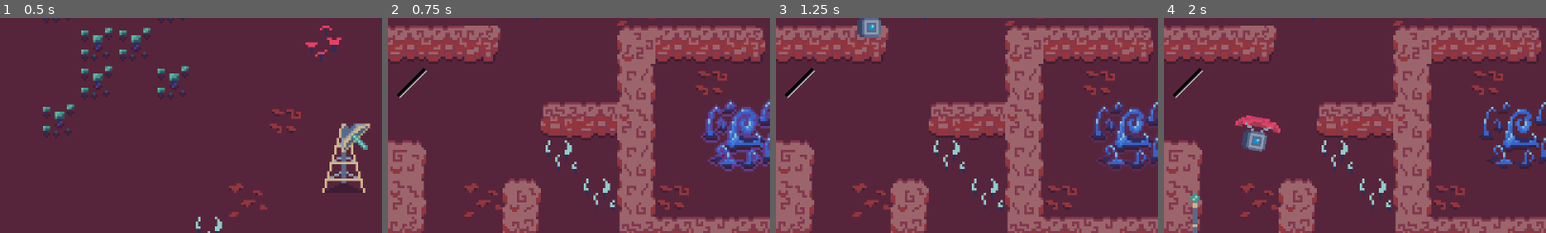
Above: before the commit, frames 1-4 (left to right).
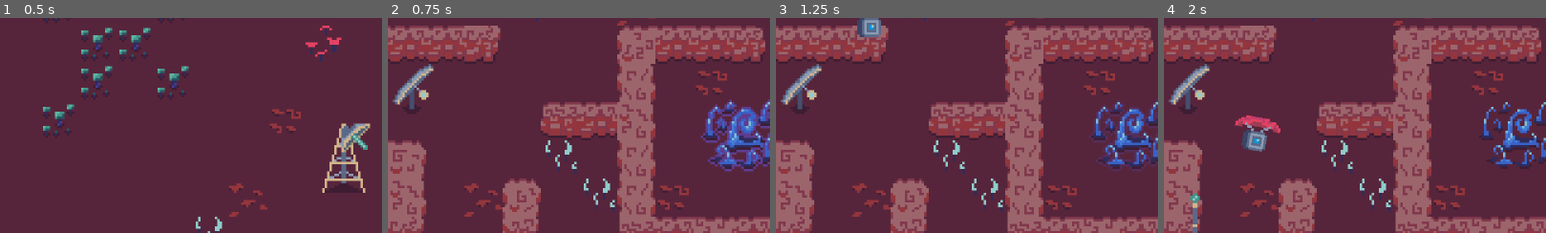
Above: after the commit, the same moments.

Repository: YannVeld/LD59
Game: Godot game, scene res://game_menu.tscn
Same seed, same stepped clock (60 frames per second), same inputs: the game is played once before the commit and once after it.
Inputs (mouse positions are % of the whole screen's width and height, from its top left):
- Up to frame 1 (0.5 s): no input
- Up to frame 2 (0.75 s): click "2" at 0.5 s
- Up to frame 3 (1.25 s): no input
- Up to frame 4 (2 s): tap Enter at 1.25 s; move the mouse to (72, 45) at 1.27 s; hold D (move_right) from 1.28 s (still down)
The pictures show only the part of the screen within x 0-50%, y 16-66%; the shares and areas given below are measured in that part.

Frame 1 is identical in both runs. In frame 2, 1.0% of the frame differs, in the area x 1-12%, y 21-45%; in frame 3, 1.0%; in frame 4, 1.0%.

Commit message:
Added and implement mirror sprite

Diff:
--- a/Scenes/mirror.tscn
+++ b/Scenes/mirror.tscn
@@ -1,23 +1,28 @@
 [gd_scene format=3 uid="uid://bg34tnjmwlm3"]
 
-[sub_resource type="Gradient" id="Gradient_aik5e"]
-offsets = PackedFloat32Array(0.5540541, 1)
-
-[sub_resource type="GradientTexture1D" id="GradientTexture1D_2mjjl"]
-gradient = SubResource("Gradient_aik5e")
+[ext_resource type="Texture2D" uid="uid://lanjd6rsvake" path="res://Sprites/MirrorDish_mirror.png" id="1_2mjjl"]
+[ext_resource type="Texture2D" uid="uid://dk4vwyqvd26" path="res://Sprites/MirrorDish_base.png" id="1_h3i6c"]
+[ext_resource type="Script" uid="uid://dw6hkquixl3vk" path="res://Scripts/mirror_base.gd" id="2_16kbh"]
 
 [sub_resource type="RectangleShape2D" id="RectangleShape2D_aik5e"]
-size = Vector2(16, 2)
+size = Vector2(19.798992, 2)
 
 [node name="Mirror" type="StaticBody2D" unique_id=1952546217 groups=["Mirrors"]]
 collision_layer = 13
 
-[node name="Sprite2D" type="Sprite2D" parent="." unique_id=1306134598]
-position = Vector2(0, -2.3841858e-07)
-scale = Vector2(0.0078125, 16)
-texture = SubResource("GradientTexture1D_2mjjl")
+[node name="BaseSprite" type="Sprite2D" parent="." unique_id=1336615668]
+texture = ExtResource("1_h3i6c")
+script = ExtResource("2_16kbh")
 
 [node name="CollisionShape2D" type="CollisionShape2D" parent="." unique_id=1428829103]
-rotation = -1.5727578
+position = Vector2(-0.0004950762, -0.0004953742)
+rotation = -0.7853982
+scale = Vector2(0.9999999, 0.9999999)
 shape = SubResource("RectangleShape2D_aik5e")
 one_way_collision = true
+
+[node name="DishSprite" type="Sprite2D" parent="CollisionShape2D" unique_id=1306134598]
+position = Vector2(-4.2124313e-08, 0.0007001857)
+rotation = 0.7853982
+scale = Vector2(1.0000001, 1.0000001)
+texture = ExtResource("1_2mjjl")
--- a/Scripts/aim_guide.gd
+++ b/Scripts/aim_guide.gd
@@ -6,6 +6,8 @@
 var dish = $"../DishSprite"
 var start_point
 var heading
+
+const MIRROR_ANGLE=PI/4.
 
 # Called when the node enters the scene tree for the first time.
 func _ready() -> void:
@@ -23,7 +25,7 @@
 		add_point(result["position"])
 		var body = result["collider"]
 		if body.is_in_group("Mirrors"):
-			var d = Vector2(cos(body.rotation), sin(body.rotation))
+			var d = Vector2(cos(body.rotation+MIRROR_ANGLE), sin(body.rotation+MIRROR_ANGLE))
 			if heading.dot(d)<0:
 				heading = heading-2*heading.dot(d)*d
 				draw_next_segment(result["position"], heading)
--- /dev/null
+++ b/Scripts/mirror_base.gd
@@ -0,0 +1,11 @@
+@tool
+extends Sprite2D
+
+# Called when the node enters the scene tree for the first time.
+func _ready() -> void:
+	pass # Replace with function body.
+
+
+# Called every frame. 'delta' is the elapsed time since the previous frame.
+func _process(delta: float) -> void:
+	global_rotation = 0
--- a/Scripts/signal_packet.gd
+++ b/Scripts/signal_packet.gd
@@ -5,6 +5,7 @@
 @export
 var direction: Vector2
 const SPEED = 400.
+const MIRROR_ANGLE=PI/4.
 
 @export var sprites: Dictionary[String, CompressedTexture2D] = {"": null, "down": null, "up": null, "left": null, "right": null}
 
@@ -27,6 +28,6 @@
 		reflect(body)
 
 func reflect(mirror):
-	var d = Vector2(cos(mirror.rotation), sin(mirror.rotation))
+	var d = Vector2(cos(mirror.rotation+MIRROR_ANGLE), sin(mirror.rotation+MIRROR_ANGLE))
 	if direction.dot(d)<0:
 		direction = direction-2*direction.dot(d)*d
--- a/level2.tscn
+++ b/level2.tscn
@@ -23,7 +23,6 @@
 
 [node name="Mirror" parent="." index="8" unique_id=1549787990 instance=ExtResource("3_8tcn8")]
 position = Vector2(10, 56.000004)
-rotation = 0.7853982
 
 [node name="PauseScreen" parent="." index="11" unique_id=1965419860]
 visible = false
Not shown, added: Scripts/mirror_base.gd.uid
Binary file added: Sprites/MirrorDish_base.png
Not shown, added: Sprites/MirrorDish_base.png.import
Binary file added: Sprites/MirrorDish_mirror.png
Not shown, added: Sprites/MirrorDish_mirror.png.import
